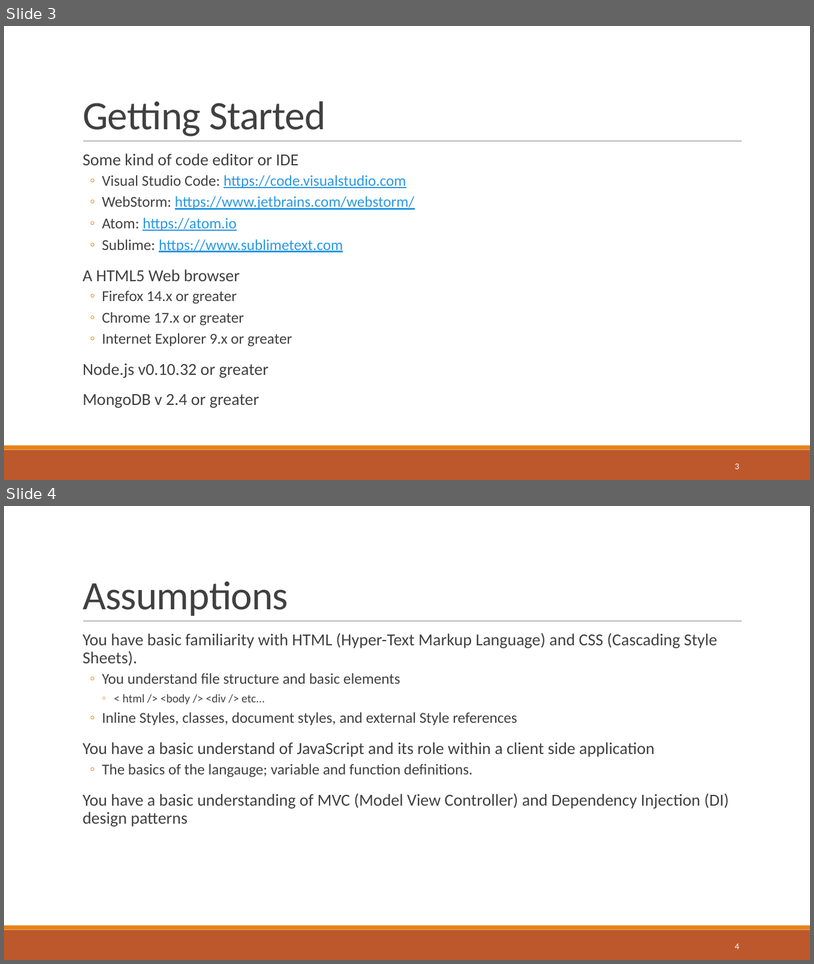
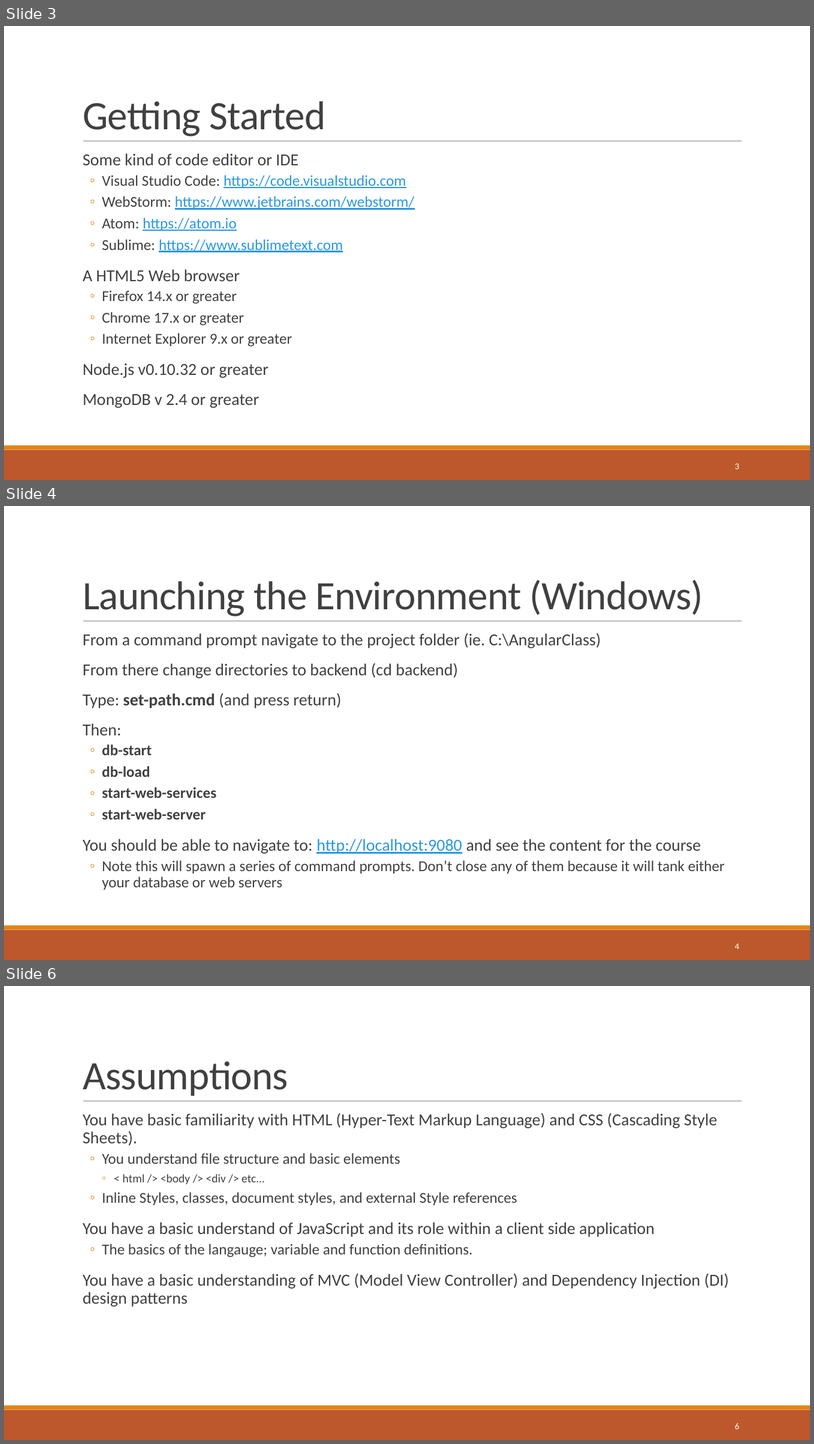
Before and after one commit to sbechtold/angularjs, a slide deck: materials/AngularJS.pptx. Shown one above the other, each under a label of ours: slides 3 and 4 before the commit, slides 3, 4 and 6 after it; the slides between them are not shown. The pictures are 814x964 and 814x1444 pixels, drawn with LibreOffice and Linux fonts; fonts in the diff are those of the drawing. Boxes give left, top, right and bottom in pixels: in the first picture for what was removed or moved away, otherwise in the second. Text is boxed around its words. In the diff, an @@ line names an element or a change of style, - is before the commit and + after.

```diff
--- a/materials/AngularJS.pptx
+++ b/materials/AngularJS.pptx
@@ slide 4 added at (4,506,810,960), background #FFFFFF; not listed: 3 template elements that a slide beside it also shows @@
@@ title added at (83,580,704,616), 48 pt, text #404040 @@
+Launching the Environment (Windows)
@@ text added at (83,633,725,889), 20 pt, text #404040 @@
+  From a command prompt navigate to the project folder (ie. C:\AngularClass)
+  From there change directories to backend (cd backend)
+  Type: set-path.cmd (and press return)
+  Then:
+  ◦ db-start
+  ◦ db-load
+  ◦ start-web-services
+  ◦ start-web-server
+  You should be able to navigate to: http://localhost:9080 and see the content for the course
+  ◦ Note this will spawn a series of command prompts. Don’t close any of them because it will tank either your database or web servers
@@ page number added at (735,943,740,949), 10.5 pt, text #FFFFFF @@
+4
@@ what was slide 4 is now slide 6 @@
@@ page number at (735,1423,740,1429): text changed @@
-4
+6
```
Also in this commit, not shown: 4 slides changed, 5 other slides added, 4 slides removed, 46 other files.
